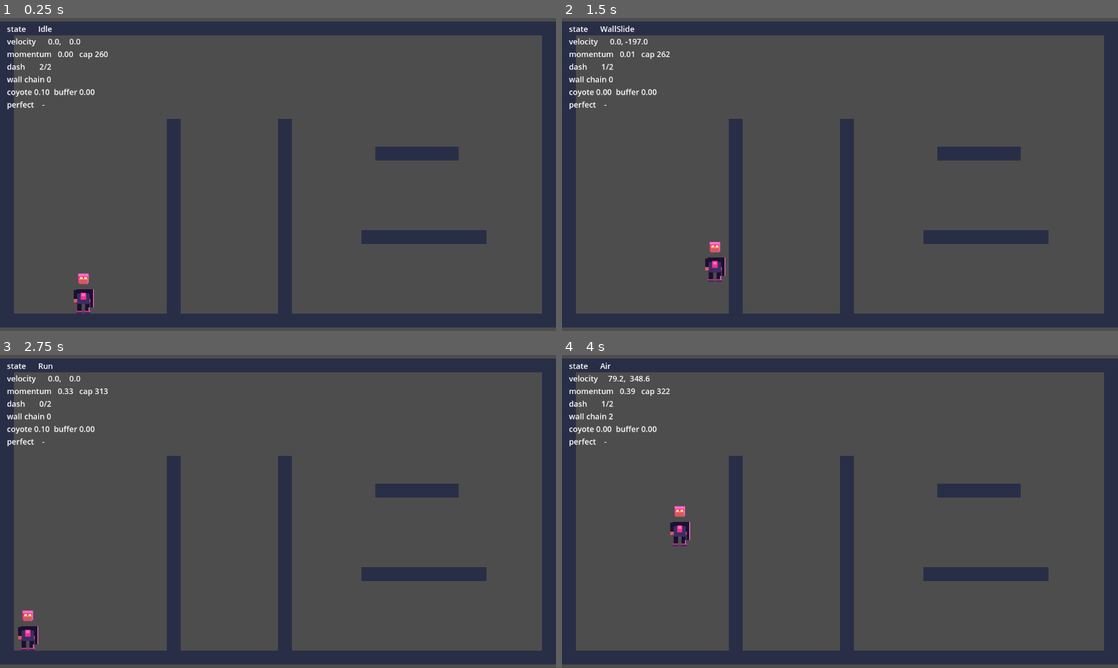
Above: before the commit, frames 1-4 (two rows, left to right).
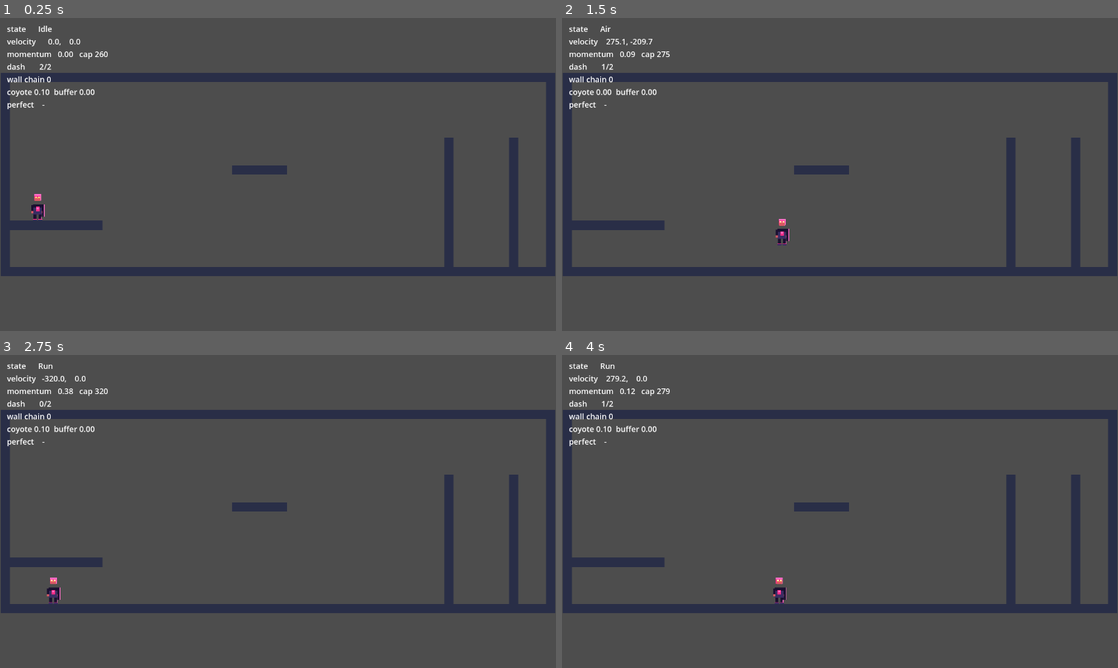
Above: after the commit, the same moments.

Repository: evanli02/stomp-fight-prototype
Game: Godot game, scene res://src/stage/playground.tscn
Two runs of this game, one before a commit and one after it. Both use one fixed random seed, a clock stepped at 60 frames per second and the inputs below. This scene is started directly instead of the project's main scene.
Inputs (mouse positions are in pixels of both pictures, inside the frame that each line leads up to):
- Up to frame 1 (0.25 s): no input
- Up to frame 2 (1.5 s): tap Enter at 0.5 s; move the mouse to (962, 158) at 0.52 s; hold Space (jump) 0.53-1.28 s; hold D (move_right) from 0.53 s (still down); tap Shift (dash) at 0.6 s; click (962, 158) at 0.67 s; move the mouse to (728, 190) at 1.27 s; tap Space (jump) at 1.35 s; click (728, 190) at 1.42 s
- Up to frame 3 (2.75 s): tap Space (jump) at 1.52, 1.82 s; tap Shift (dash) at 1.55 s; move the mouse to (333, 442) at 2.02 s; release D (move_right) at 2.03 s; hold A (move_left) from 2.03 s (still down); hold Space (jump) from 2.03 s (still down); click (333, 442) at 2.1 s
- Up to frame 4 (4 s): move the mouse to (812, 574) at 2.77 s; release A (move_left) at 2.78 s; release Space (jump) at 2.78 s; hold D (move_right) from 2.78 s (still down); tap Shift (dash) at 2.85 s; click (812, 574) at 2.92 s; tap Space (jump) at 3.02, 3.32 s; move the mouse to (1006, 558) at 3.52 s; hold Space (jump) from 3.53 s (still down); right-click (1006, 558) at 3.6 s; click (1006, 558) at 3.67 s

The runs differ from the first frame. In frame 1, 23% of the frame differs, in the area x 0-100%, y 1-99%; in frame 2, 23%; in frame 3, 23%; in frame 4, 23%.

Commit message:
feat(stage): rebuild the playground around M1's techniques, add movement harness
Verifying M1 headlessly turned up a playground that could not demonstrate M1.
The pillars ran floor-to-ceiling, chopping the ground into 176/112/288px
stretches — too short to build a capped run, so b-hop chains had nowhere to
happen. Raising them then put them at head height over the runway, where a
running jump bonks (apex leaves the head at y=212).

Arena is now 60x22 with everything clear of the jump arc: a spawn ledge to run
off for coyote time, 592px of clean floor for b-hop chains, facing pillars at
the right end for wall-jump chains, and an overhang above jump height but within
dash reach, for the ceiling air-dash reset.

tests/movement_harness.tscn drives synthetic input through it and asserts the
DESIGN 4 numbers: jump heights (2.69 / 4.74 tiles), momentum decay on a normal
landing vs 100% preservation on a b-hop, dash charges and the airborne-
consecutive lock, wall-slide speed, wall-jump chain decay, and aim tilt. 24
checks, all passing.

Co-Authored-By: Claude Opus 5 <noreply@anthropic.com>

Diff:
--- a/src/stage/playground.gd
+++ b/src/stage/playground.gd
@@ -5,7 +5,10 @@
 ## tweak while tuning feel.
 
 const TILE: int = 16
-const ARENA: Vector2i = Vector2i(40, 22)  ## tiles — "Small" per DESIGN 6.1
+## Wider than a real "Small" stage (DESIGN 6.1) on purpose: a b-hop chain needs a
+## runway long enough to build and carry a capped run, which a 40-tile stage
+## cannot give while also holding the wall-jump alcove.
+const ARENA: Vector2i = Vector2i(60, 22)
 const FLASH_TIME: float = 0.35
 
 const TERRAIN_COLOR: Color = Color(0.16, 0.18, 0.28)
@@ -24,9 +27,14 @@
 	player.perfect_window_hit.connect(_on_perfect_window_hit)
 	queue_redraw()
 
-## Sealed box (DESIGN 6.1) plus the shapes M1 needs to exercise: a long flat run
-## for b-hop chains, two facing pillars for wall-jump chains, a raised platform,
-## and an overhang to dash into (ceilings reset the air dash, DESIGN 4.4).
+## Sealed box (DESIGN 6.1) laid out so every M1 technique has somewhere to happen,
+## and nothing sits in the arc of a running jump (apex puts the player's head at
+## y=212, so the runway is kept clear above that):
+##   - spawn ledge at the left, to run off for coyote time
+##   - 592px of clear floor for b-hop chains
+##   - facing pillars at the right for wall-jump chains
+##   - an overhang too high to jump into but reachable by dash (ceilings reset
+##     the air dash, DESIGN 4.4)
 func _arena_blocks() -> Array[Rect2]:
 	var w := float(ARENA.x * TILE)
 	var h := float(ARENA.y * TILE)
@@ -36,10 +44,10 @@
 		Rect2(0.0, 0.0, w, t),
 		Rect2(0.0, 0.0, t, h),
 		Rect2(w - t, 0.0, t, h),
-		Rect2(192.0, 112.0, t, h - t - 112.0),
-		Rect2(320.0, 112.0, t, h - t - 112.0),
-		Rect2(416.0, 240.0, 144.0, t),
-		Rect2(432.0, 144.0, 96.0, t),
+		Rect2(16.0, 256.0, 160.0, t),
+		Rect2(768.0, 112.0, t, 224.0),
+		Rect2(880.0, 112.0, t, 224.0),
+		Rect2(400.0, 160.0, 96.0, t),
 	]
 
 func _build_arena() -> void:
--- a/src/stage/playground.tscn
+++ b/src/stage/playground.tscn
@@ -7,12 +7,12 @@
 script = ExtResource("1")
 
 [node name="Camera2D" type="Camera2D" parent="."]
-position = Vector2(320, 176)
-zoom = Vector2(2, 2)
+position = Vector2(480, 176)
+zoom = Vector2(1.33, 1.33)
 
 [node name="Player" parent="." instance=ExtResource("2")]
 unique_name_in_owner = true
-position = Vector2(96, 300)
+position = Vector2(64, 220)
 
 [node name="Debug" type="CanvasLayer" parent="."]
 
--- /dev/null
+++ b/tests/movement_harness.gd
@@ -0,0 +1,293 @@
+extends Node
+## Movement mechanics harness (M1). Drives synthetic input through the playground
+## and asserts the DESIGN 4 rules numerically — the regression net under the
+## movement code that M2+ will keep refactoring. Feel itself is still judged by a
+## human in playground.tscn; this only guards the mechanics.
+##
+## Not a GUT test: it needs a live scene tree, physics ticks, and real collision.
+##   /Applications/Godot.app/Contents/MacOS/Godot --headless --path . \
+##     res://tests/movement_harness.tscn
+## Exits non-zero if any check fails.
+##
+## Writing checks: pin the aim vector with the aim_* actions. The aim is always
+## live (DESIGN 7), and headless leaves the "mouse" at the origin, which silently
+## tilts wall jumps and steers air dashes.
+
+var _failures: int = 0
+var _player: Player
+var _pg: Node2D
+
+func _ready() -> void:
+	_pg = load("res://src/stage/playground.tscn").instantiate() as Node2D
+	add_child(_pg)
+	await get_tree().physics_frame
+	_player = _pg.get_node("%Player") as Player
+	await _run()
+	print("\n%s" % ("ALL CHECKS PASSED" if _failures == 0 else "%d CHECK(S) FAILED" % _failures))
+	get_tree().quit(1 if _failures > 0 else 0)
+
+#region harness
+func step(frames: int) -> void:
+	for i in frames:
+		await get_tree().physics_frame
+
+func press(action: StringName) -> void:
+	Input.action_press(action)
+
+func release(action: StringName) -> void:
+	Input.action_release(action)
+
+func reset_at(pos: Vector2, settle: int = 20) -> void:
+	for a in [&"move_left", &"move_right", &"move_up", &"move_down", &"jump", &"dash",
+			&"aim_left", &"aim_right", &"aim_up", &"aim_down"]:
+		Input.action_release(a)
+	_player.global_position = pos
+	_player.velocity = Vector2.ZERO
+	_player.momentum_charge = 0.0
+	_player.dash_charges_left = _player.movement.dash_charges
+	_player.air_dash_locked = false
+	_player.wall_jump_chain = 0
+	await step(settle)
+
+func state() -> String:
+	return String(_player.state_machine.state_name())
+
+func check(label: String, ok: bool, detail: String = "") -> void:
+	if not ok:
+		_failures += 1
+	print("%s %s %s" % ["PASS" if ok else "FAIL", label, detail])
+
+func near(a: float, b: float, tol: float) -> bool:
+	return absf(a - b) <= tol
+
+## Apex height gained from the current position, over the given frame budget.
+func measure_apex(frames: int) -> float:
+	var start_y := _player.global_position.y
+	var best := start_y
+	for i in frames:
+		await get_tree().physics_frame
+		best = minf(best, _player.global_position.y)
+		if _player.is_on_floor() and i > 5:
+			break
+	return start_y - best
+#endregion
+
+func _run() -> void:
+	await _check_land()
+	await _check_run_to_cap()
+	await _check_jump_heights()
+	await _check_bhop()
+	await _check_dash()
+	await _check_wall()
+
+func _check_land() -> void:
+	await step(60)
+	check("spawn falls and lands", _player.is_on_floor() and state() == "Idle", "state=%s" % state())
+
+func _check_run_to_cap() -> void:
+	await reset_at(Vector2(200, 300))
+	press(&"move_right")
+	await step(88)  # ~1.47s of runway before the far wall
+	var cap := _player.speed_cap()
+	check("run builds momentum to full", _player.momentum_charge >= 0.9,
+		"momentum=%.2f" % _player.momentum_charge)
+	check("run reaches the momentum cap", near(_player.velocity.x, cap, 12.0),
+		"vx=%.1f cap=%.1f" % [_player.velocity.x, cap])
+	check("cap tracks momentum toward run_speed_cap",
+		cap > _player.movement.run_speed_base and cap <= _player.movement.run_speed_cap,
+		"cap=%.1f" % cap)
+	release(&"move_right")
+	await step(30)
+
+func _check_jump_heights() -> void:
+	# Min hop: DESIGN 4.2 says ~2.5 tiles (40px).
+	await reset_at(Vector2(200, 300))
+	press(&"jump")
+	await step(1)
+	release(&"jump")
+	var min_apex: float = await measure_apex(90)
+	check("min hop ~= 2.5 tiles", near(min_apex, 40.0, 6.0), "apex=%.1fpx (%.2f tiles)" % [min_apex, min_apex / 16.0])
+
+	# Full hold: DESIGN 4.2 says ~4.5 tiles (72px).
+	await reset_at(Vector2(200, 300))
+	press(&"jump")
+	var full_apex: float = await measure_apex(90)
+	release(&"jump")
+	check("full hold ~= 4.5 tiles", near(full_apex, 72.0, 8.0), "apex=%.1fpx (%.2f tiles)" % [full_apex, full_apex / 16.0])
+	check("hold extends the jump", full_apex > min_apex + 20.0,
+		"min=%.1f full=%.1f" % [min_apex, full_apex])
+	await step(20)
+
+func _check_bhop() -> void:
+	# Run to cap, jump, and land — then compare jumping inside vs outside the
+	# b-hop window (DESIGN 4.2).
+	await reset_at(Vector2(200, 300))
+	press(&"move_right")
+	await step(80)
+	var charge_before := _player.momentum_charge
+	var vx_before := _player.velocity.x
+
+	# Outside the window: momentum should decay by momentum_keep_on_landing.
+	# Input is released on the way up so Run cannot rebuild what we're measuring.
+	press(&"jump")
+	await step(2)
+	release(&"jump")
+	release(&"move_right")
+	while not _player.is_on_floor():
+		await get_tree().physics_frame
+	await step(20)  # well past bhop_window (0.08s = ~5 frames)
+	var expected := charge_before * _player.movement.momentum_keep_on_landing
+	check("normal landing costs momentum", near(_player.momentum_charge, expected, 0.12),
+		"charge %.2f -> %.2f (expected ~%.2f)" % [charge_before, _player.momentum_charge, expected])
+
+	# Inside the window: 100% preserved, and the perfect signal fires.
+	await reset_at(Vector2(200, 300))
+	press(&"move_right")
+	await step(60)  # short of the far wall, so the landing is what stops us
+	var perfect_hits: Array[StringName] = []
+	_player.perfect_window_hit.connect(func(kind: StringName) -> void: perfect_hits.append(kind))
+	charge_before = _player.momentum_charge
+	vx_before = _player.velocity.x
+	press(&"jump")
+	await step(2)
+	release(&"jump")
+	while not _player.is_on_floor():
+		await get_tree().physics_frame
+	# Land, then jump immediately (next frame) — inside bhop_window.
+	press(&"jump")
+	await step(2)
+	release(&"jump")
+	check("b-hop fires the perfect signal", perfect_hits.has(&"bhop"), "hits=%s" % [perfect_hits])
+	check("b-hop preserves momentum charge", near(_player.momentum_charge, charge_before, 0.05),
+		"charge %.2f -> %.2f" % [charge_before, _player.momentum_charge])
+	check("b-hop preserves horizontal speed", near(_player.velocity.x, vx_before, 25.0),
+		"vx %.1f -> %.1f" % [vx_before, _player.velocity.x])
+	release(&"move_right")
+	await step(20)
+
+func _check_dash() -> void:
+	await reset_at(Vector2(200, 300))
+	# Ground dash: surface-parallel, no air lock.
+	press(&"move_right")
+	await step(5)
+	press(&"dash")
+	await step(3)  # held across frames so the just_pressed edge can't be missed
+	release(&"dash")
+	check("ground dash consumes a charge", _player.dash_charges_left == 1,
+		"charges=%d" % _player.dash_charges_left)
+	check("ground dash does not air-lock", not _player.air_dash_locked)
+	check("ground dash is horizontal", is_zero_approx(_player.velocity.y),
+		"vy=%.1f" % _player.velocity.y)
+	await step(15)
+	release(&"move_right")
+
+	# Air dash: locks out the second consecutive airborne dash (DESIGN 4.3).
+	# Aim is pinned right into open floor — an air dash follows the aim vector,
+	# and an unpinned one lands on the spawn ledge, clearing the lock we test.
+	await reset_at(Vector2(300, 300))
+	press(&"aim_right")
+	press(&"jump")
+	await step(6)
+	release(&"jump")
+	press(&"dash")
+	await step(3)
+	release(&"dash")
+	var after_first := _player.dash_charges_left
+	check("air dash consumes a charge", after_first == 1, "charges=%d" % after_first)
+	check("air dash sets the lock", _player.air_dash_locked)
+	await step(12)
+	press(&"dash")
+	await step(3)
+	release(&"dash")
+	check("second airborne dash is blocked", _player.dash_charges_left == after_first,
+		"charges=%d" % _player.dash_charges_left)
+	release(&"aim_right")
+	while not _player.is_on_floor():
+		await get_tree().physics_frame
+	check("landing clears the air-dash lock", not _player.air_dash_locked)
+	await step(10)
+
+func _check_wall() -> void:
+	# Pillar B spans y=112..336 with its left face at x=880. Start airborne and
+	# adjacent — grounded contact with a wall is Run, not WallSlide.
+	await _reach_wall(0, &"aim_left")
+	check("reaches wall slide", state() == "WallSlide", "state=%s pos=%.1f" % [state(), _player.global_position.x])
+	check("wall slide is slower than free fall",
+		_player.velocity.y <= _player.movement.wall_slide_speed_hold + 20.0,
+		"vy=%.1f" % _player.velocity.y)
+	release(&"aim_left")
+
+	# The aim vector is ALWAYS live and tilts every wall jump (DESIGN 4.4/7), so
+	# it has to be pinned or these comparisons measure the mouse, not the chain.
+	var first_up: float = await _wall_jump_vy(0, &"aim_left")
+	check("wall jump leaves the wall", _player.wall_jump_chain == 1 and _player.velocity.x < 0.0,
+		"chain=%d vx=%.1f" % [_player.wall_jump_chain, _player.velocity.x])
+
+	# Same aim, chain=1: consecutive jumps go across, not up (DESIGN 4.4).
+	var second_up: float = await _wall_jump_vy(1, &"aim_left")
+	check("consecutive wall jump loses upward impulse", second_up > first_up * 0.5,
+		"first vy=%.1f second vy=%.1f" % [first_up, second_up])
+	check("consecutive wall jump keeps horizontal push", absf(_player.velocity.x) > 200.0,
+		"vx=%.1f" % _player.velocity.x)
+
+	# Aiming up should steepen the same jump — proves the tilt follows the aim
+	# rather than fighting it.
+	var aimed_up: float = await _wall_jump_vy(0, &"aim_up")
+	check("aimed wall jump tilts toward the aim", aimed_up < first_up,
+		"horizontal-aim vy=%.1f up-aim vy=%.1f" % [first_up, aimed_up])
+
+## Fall onto pillar B's left face with the aim pinned, holding until the slide
+## actually registers.
+func _reach_wall(chain: int, aim_action: StringName) -> bool:
+	await reset_at(Vector2(861, 180), 2)
+	_player.wall_jump_chain = chain
+	press(aim_action)
+	press(&"move_right")
+	for i in 30:
+		await get_tree().physics_frame
+		if state() == "WallSlide":
+			release(&"move_right")
+			return true
+	release(&"move_right")
+	return false
+
+## Wall-jump off pillar B at a forced chain count and pinned aim, returning
+## velocity.y on the exact frame the jump fires (before gravity touches it).
+func _wall_jump_vy(chain: int, aim_action: StringName) -> float:
+	var reached: bool = await _reach_wall(chain, aim_action)
+	if not reached:
+		check("wall-jump setup reached the wall (chain=%d)" % chain, false, "state=%s" % state())
+		release(aim_action)
+		return 0.0
+	press(&"jump")
+	var vy := 0.0
+	for i in 10:
+		await get_tree().physics_frame
+		if _player.wall_jump_chain > chain:
+			vy = _player.velocity.y
+			break
+	release(&"jump")
+	release(aim_action)
+	return vy
+
+	# The overhang (x=400..496, y=160..176) is above jump height: dash up into it
+	# and confirm it reads as a ceiling, not a wall (DESIGN 4.4).
+	await reset_at(Vector2(440, 300))
+	press(&"jump")
+	await step(8)
+	release(&"jump")
+	press(&"aim_up")
+	press(&"dash")
+	await step(3)
+	release(&"dash")
+	release(&"aim_up")
+	var hit_ceiling := false
+	for i in 20:
+		await get_tree().physics_frame
+		if _player.is_on_ceiling():
+			hit_ceiling = true
+			break
+	check("dash reaches the overhang", hit_ceiling, "y=%.1f" % _player.global_position.y)
+	check("ceiling never becomes a wall", state() != "WallSlide", "state=%s" % state())
+	check("ceiling touch clears the air-dash lock", not _player.air_dash_locked)
+	await step(20)
--- /dev/null
+++ b/tests/movement_harness.tscn
@@ -0,0 +1,6 @@
+[gd_scene load_steps=2 format=3]
+
+[ext_resource type="Script" path="res://tests/movement_harness.gd" id="1"]
+
+[node name="VerifyMovement" type="Node"]
+script = ExtResource("1")
Not shown, changed: docs/IMPLEMENTATION.md
